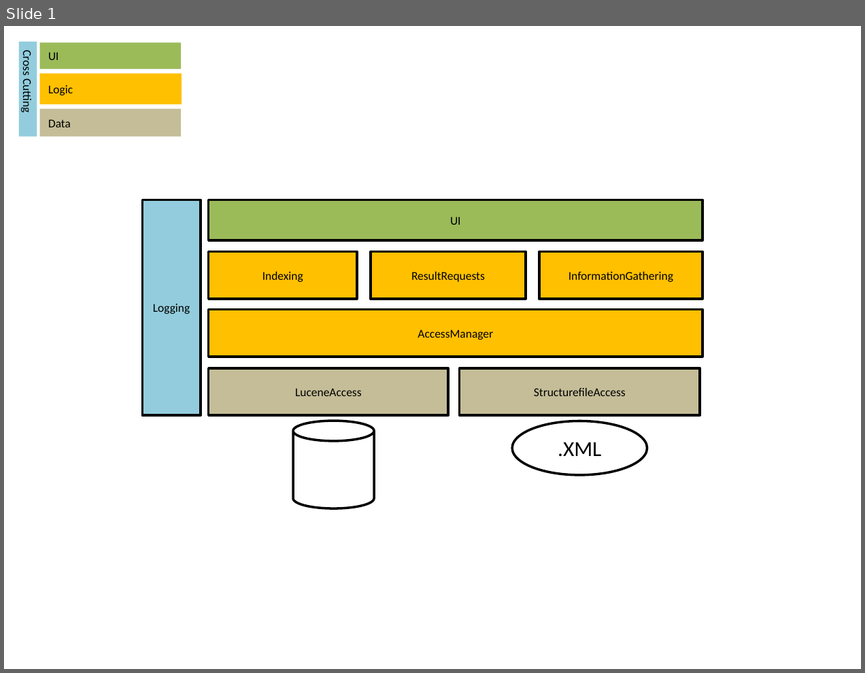
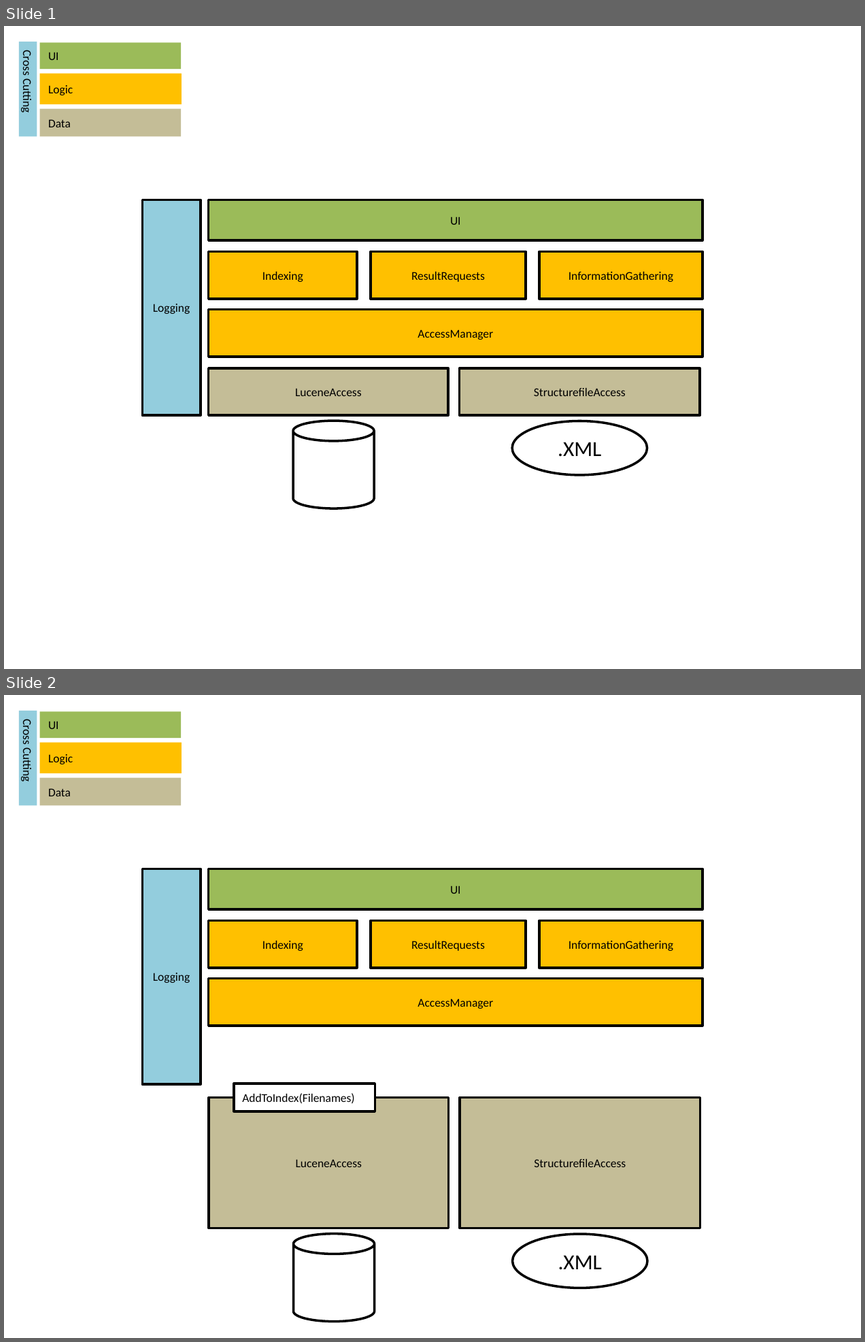
Before and after one commit to MrMame/Doci, a slide deck: documentation/Architecture_v0.1.0.pptx. Shown one above the other, each under a label of ours: slide 1 before the commit, slides 1 and 2 after it. The pictures are 865x673 and 865x1342 pixels, drawn with LibreOffice and Linux fonts; fonts in the diff are those of the drawing. Boxes give left, top, right and bottom in pixels: in the first picture for what was removed or moved away, otherwise in the second. Text is boxed around its words. In the diff, an @@ line names an element or a change of style, - is before the commit and + after.

Commit message:
Added LuceneAccess Project and LuceneAccess.Tests Project

```diff
--- a/documentation/Architecture_v0.1.0.pptx
+++ b/documentation/Architecture_v0.1.0.pptx
@@ slide 2 added at bbox=[4, 695, 861, 1338], background #FFFFFF @@
@@ rectangle added at bbox=[18, 711, 37, 806], fill #93CDDD, 10 pt, text #000000 @@
+Cross Cutting
@@ rectangle added at bbox=[40, 711, 181, 738], fill #9BBB59, 10 pt, text #000000 @@
+UI
@@ rectangle added at bbox=[40, 742, 181, 773], fill #FFC000, 10 pt, text #000000 @@
+Logic
@@ rectangle added at bbox=[40, 778, 181, 806], fill #C4BD97, 10 pt, text #000000 @@
+Data
@@ rectangle added at bbox=[142, 869, 201, 1084], fill #93CDDD, outline #000000 2 pt, 10 pt, text #000000 @@
+Logging
@@ rectangle added at bbox=[209, 869, 702, 909], fill #9BBB59, outline #000000 2 pt, 10 pt, text #000000 @@
+UI
@@ rectangle added at bbox=[209, 920, 357, 968], fill #FFC000, outline #000000 2 pt, 10 pt, text #000000 @@
+Indexing
@@ rectangle added at bbox=[371, 920, 526, 968], fill #FFC000, outline #000000 2 pt, 10 pt, text #000000 @@
+ResultRequests
@@ rectangle added at bbox=[540, 920, 702, 968], fill #FFC000, outline #000000 2 pt, 10 pt, text #000000 @@
+InformationGathering
@@ rectangle added at bbox=[209, 978, 702, 1025], fill #FFC000, outline #000000 2 pt, 10 pt, text #000000 @@
+AccessManager
@@ rectangle added at bbox=[209, 1097, 449, 1228], fill #C4BD97, outline #000000 2 pt, 10 pt, text #000000 @@
+LuceneAccess
@@ rectangle added at bbox=[234, 1083, 375, 1110], fill #FFFFFF, outline #000000 2 pt, 10 pt, text #000000 @@
+AddToIndex(Filenames)
@@ rectangle added at bbox=[460, 1097, 700, 1228], fill #C4BD97, outline #000000 2 pt, 10 pt, text #000000 @@
+StructurefileAccess
@@ cylinder added at bbox=[294, 1233, 374, 1321], outline #000000 2 pt @@
@@ ellipse added at bbox=[512, 1234, 647, 1288], outline #000000 2 pt, 18 pt, text #000000 @@
+.XML
```
Also in this commit, not shown: 1 slide changed, 1 other slide added, 17 other files.
